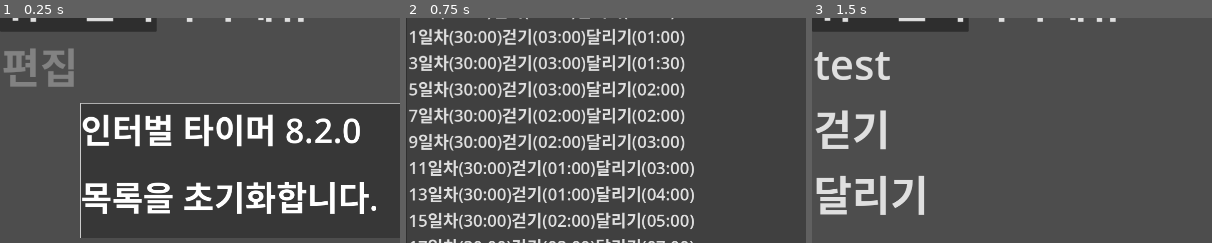
Above: before the commit, frames 1-3 (left to right).
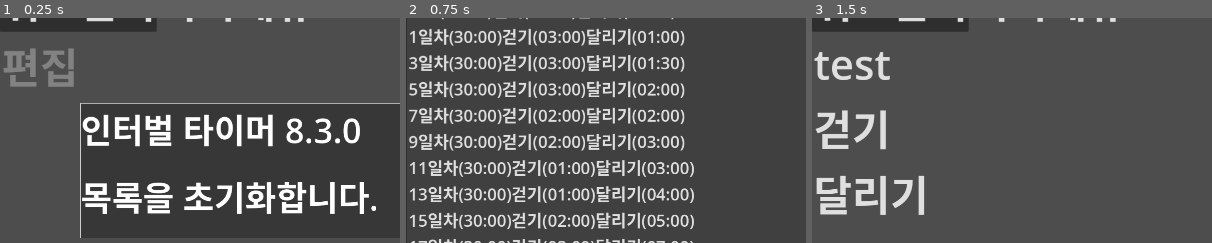
Above: after the commit, the same moments.

Repository: kasworld/maranic
Game: Godot game, scene res://main.tscn
Same seed, same stepped clock (60 frames per second), same inputs: the game is played once before the commit and once after it.
Inputs:
- Up to frame 1 (0.25 s): no input
- Up to frame 2 (0.75 s): click "워크선택" at 0.5 s
- Up to frame 3 (1.5 s): click "목록메뉴" at 1.25 s
The pictures show only the part of the screen within x 0-50%, y 11-61%; the shares and areas given below are measured in that part.

The runs differ from the first frame. In frame 1, 0.2% of the frame differs, in the area x 78-83%, y 44-56%; in frame 2, nothing differs; in frame 3, nothing differs.
Error in both runs: Invalid access of index '0' on a base object of type: 'PackedStringArray'. (res://main.gd:8)

Commit message:
code clean

Diff:
--- a/main.gd
+++ b/main.gd
@@ -23,7 +23,7 @@
 func _ready() -> void:
 	var vp_rect = get_viewport_rect()
 	var msgrect = Rect2( vp_rect.size.x * 0.1 ,vp_rect.size.y * 0.3 , vp_rect.size.x * 0.8 , vp_rect.size.y * 0.3 )
-	$TimedMessage.init(msgrect, tr("인터벌 타이머 8.2.0"))
+	$TimedMessage.init(msgrect, tr("인터벌 타이머 8.3.0"))
 	WorkListMenuButton.get_popup().theme = preload("res://menulist_theme.tres")
 	CmdMenuButton.get_popup().theme = preload("res://menulist_theme.tres")
 	WorkListMenuButton.get_popup().index_pressed.connect(work_list_menu_index_pressed)
@@ -85,18 +85,16 @@
 		pause_master()
 	else:
 		subwork_index = idx
-		var o = SubWorkNodesContainer.get_child(subwork_index-1)
-		o.reset_time()
-		var oldWorkStr = o.get_label_text()
+		var old_sn = SubWorkNodesContainer.get_child(subwork_index-1)
+		old_sn.reset_time()
 		subwork_index += 1
 		if SubWorkNodesContainer.get_child_count() <= subwork_index-1:
 			subwork_index = 1
-		o = SubWorkNodesContainer.get_child(subwork_index-1)
 		if is_running:
-			o.start(-v)
-			var newWorkStr = o.get_label_text()
-			text2speech(tr("%s를 끝내고 %s를 시작합니다.") %[oldWorkStr,newWorkStr])
-			o.grab_focus()
+			var new_sn = SubWorkNodesContainer.get_child(subwork_index-1)
+			new_sn.start(-v)
+			text2speech(tr("%s를 끝내고 %s를 시작합니다.") %[old_sn.get_label_text(),new_sn.get_label_text()])
+			new_sn.grab_focus()
 
 # start and resume
 func start_master()->void:
